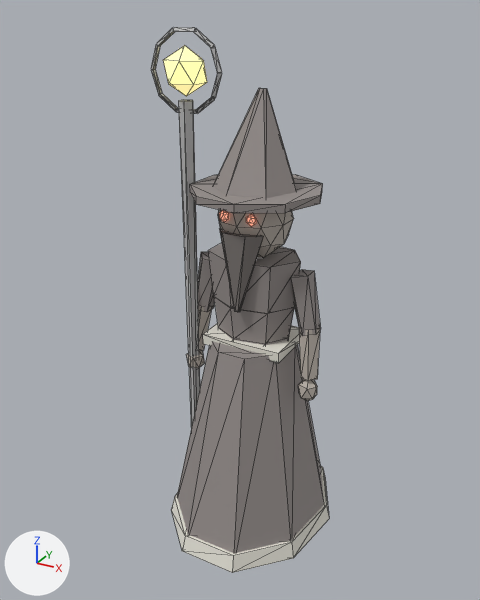
One commit to the glTF model assets/models/chaman.glb: the scene before it, then after it.
Both versions are drawn from a 50 mm camera at (1.099, -2.115, 2.104) aimed at (-0.067, 0.005, 1.044). The axes (+X, +Y, +Z) are drawn at lower left. The lights are the same throughout. The picture after the commit comes second. Mesh edges are drawn as thin lines. Vertices at exactly the same position are counted once.

The first picture shows 'Cuerpo'.
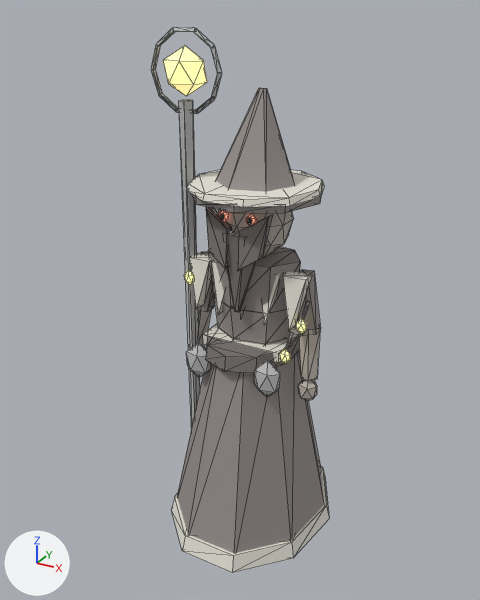
Boxes (x1, y1, x2, y2) around the edits, measured in the pictures (480 x 600 px):
part 1 of me_cuerpo, added
    after: (186, 170, 325, 207)
part 2 of me_cuerpo, added
    after: (206, 325, 300, 373)
part 3 of me_cuerpo, added
    after: (186, 342, 211, 378)
part 4 of me_cuerpo, added
    after: (254, 360, 280, 397)
part 5 of me_cuerpo, added
    after: (184, 270, 194, 285)
part 6 of me_cuerpo, added
    after: (296, 319, 307, 334)
part 7 of me_cuerpo, added
    after: (281, 349, 291, 364)
part 8 of me_cuerpo, built on
    before: (219, 210, 254, 227)
    after: (189, 207, 312, 349)

The change, as a diff of the scene's bpy script:
```diff
--- a/assets/models/chaman.glb.py
+++ b/assets/models/chaman.glb.py
@@ me_cuerpo @@
 # used by ob_cuerpo; location = (0.0, 0.0, 0.0)
-me_cuerpo.from_pydata(...)  # 390 vertices, 649 faces; spans x -0.41..0.34, y -0.39..0.42, z 0.0..2.04
+me_cuerpo.from_pydata(...)  # 600 vertices, 985 faces; spans x -0.41..0.34, y -0.39..0.42, z 0.0..2.04
+# me_cuerpo part 1: a new loose piece, a 10-sided cut cone along z (radius 0.255 at the low end, 0.245 at the high end) spanning x -0.255..0.255, y -0.238..0.248, z 1.502..1.526, in mat_trim (white #e7e5da)
+# me_cuerpo part 2: a new loose piece, a 10-sided cut cone along z (radius 0.187 by 0.24 at the low end, 0.179 by 0.23 at the high end) spanning x -0.178..0.178, y -0.24..0.24, z 0.86..0.92, in mat_hair (grey #7c7673)
+# me_cuerpo part 3: a new loose piece, an icosphere of 20 faces spanning x -0.204..-0.096, y -0.214..-0.146, z 0.76..0.92, in mat_gear (grey #bcbcbc)
+# me_cuerpo part 4: a new loose piece, an icosphere of 20 faces spanning x 0.096..0.204, y -0.214..-0.146, z 0.76..0.92, in mat_gear (grey #bcbcbc)
+# me_cuerpo part 5: a new loose piece, an icosphere of 20 faces spanning x -0.262..-0.218, y -0.105..-0.075, z 1.108..1.172, in mat_brillo_trim (beige #e7da95, glowing beige #e7da95)
+# me_cuerpo part 6: a new loose piece, an icosphere of 20 faces spanning x 0.218..0.262, y -0.105..-0.075, z 1.008..1.072, in mat_brillo_trim (beige #e7da95, glowing beige #e7da95)
+# me_cuerpo part 7: a new loose piece, an icosphere of 20 faces spanning x 0.158..0.202, y -0.105..-0.075, z 0.868..0.932, in mat_brillo_trim (beige #e7da95, glowing beige #e7da95)
+# me_cuerpo part 8
+# 13 faces are deleted
+# 3 vertices move within x -0.06..0.05, y -0.15, z 1.42..1.44
+# 81 vertices are added at x -0.25..0.25, y -0.18..-0.03, z 0.93..1.45
+# 15 new vertices lie (0.0, 0.06, 0.0) away from vertices in x -0.25..0.25, y -0.11..-0.08, z 1.02..1.22
+# 6 new vertices lie (0.0, -0.04, -0.05) away from vertices in x -0.25..0.25, y -0.04, z 0.98..1.22
+# 8 new faces join them, mat_cloth (grey #958e8b)
+# 44 new faces join them, mat_trim (white #e7e5da)
+# 64 new faces join them, mat_hair (grey #7c7673)
+# 13 new faces join them, mat_brillo_gear (beige #f3957c, glowing beige #f3957c)
+# 36 new faces join them, mat_gear (grey #bcbcbc)
+# other edits to the shape of me_cuerpo do not show in these pictures
 me_cuerpo.materials.append(mat_cloth)
```
